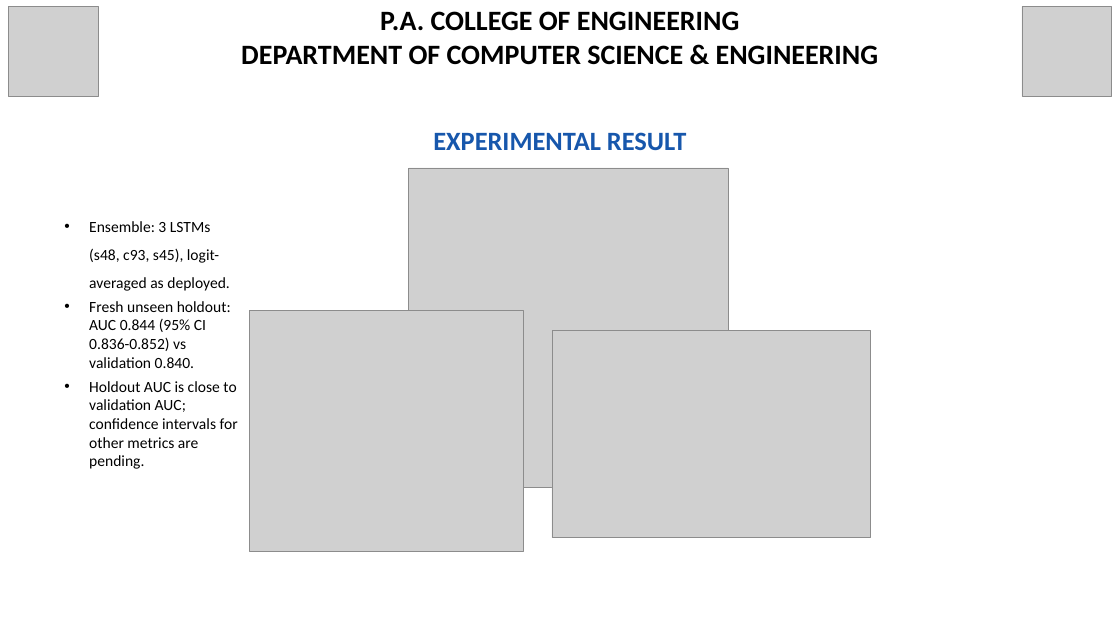
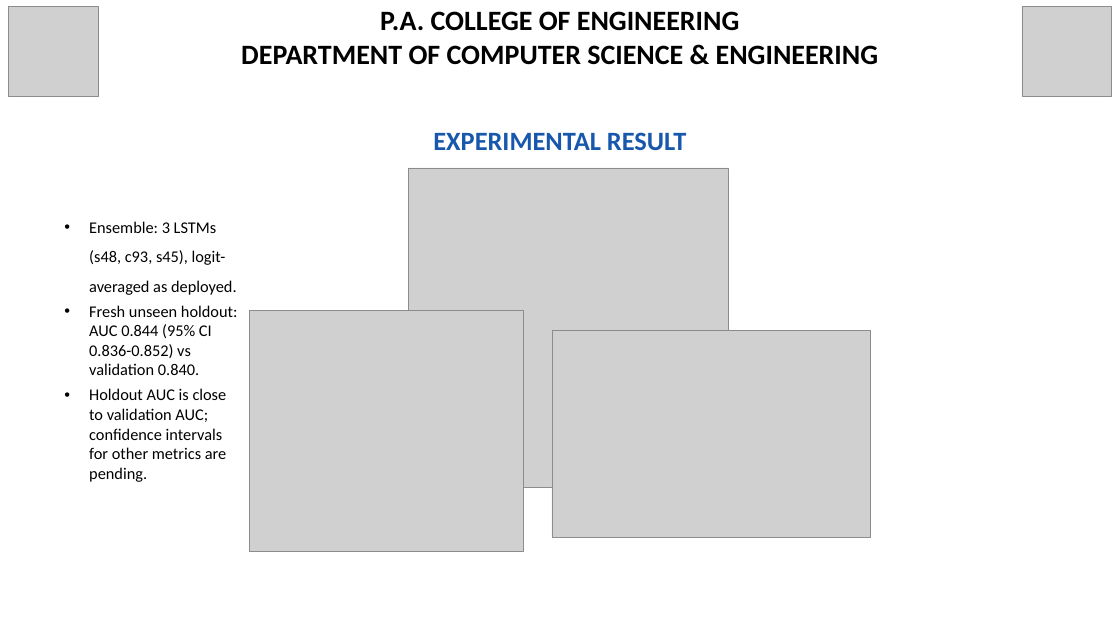
Before and after one commit to Dinaltium/SynCura, a slide deck: slide 9 of ppt/SynCura_Deck_V3_FINAL.pptx. Drawn at 1120x630 pixels with LibreOffice and Linux fonts; fonts in the diff are those of the drawing; grey boxes stand for pictures. Boxes give left, top, right and bottom in pixels: in the first picture for what was removed or moved away, otherwise in the second. Text is boxed around its words. In the diff, an @@ line names an element or a change of style, - is before the commit and + after.

Commit message:
increase content text for projection

```diff
--- a/ppt/SynCura_Deck_V3_FINAL.pptx
+++ b/ppt/SynCura_Deck_V3_FINAL.pptx
@@ text "Ensemble: 3 LSTMs (s48, c93, ..." at bbox=[89, 221, 237, 482]: size 20 to 21 pt @@
```
Also in this commit, not shown: 13 other slides changed.
